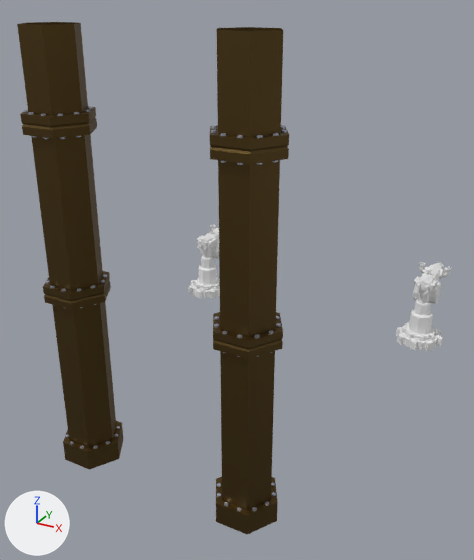
A saved change to the Blender file Assets/Models/Blend/Mark/Airship.blend.
The view is the same before and after, from a 50 mm lens placed at (14.1, -12.1, 18.0), pointed at (-0.4, 14.3, 4.8). Lighting does not change. The marker at lower left points along +X, +Y and +Z. The same objects are shown in both versions, whatever each file hides.

The first picture shows 'Cylinder.001', 'Turret L.001', 'Turret shaft L', 'Turret shaft R'.
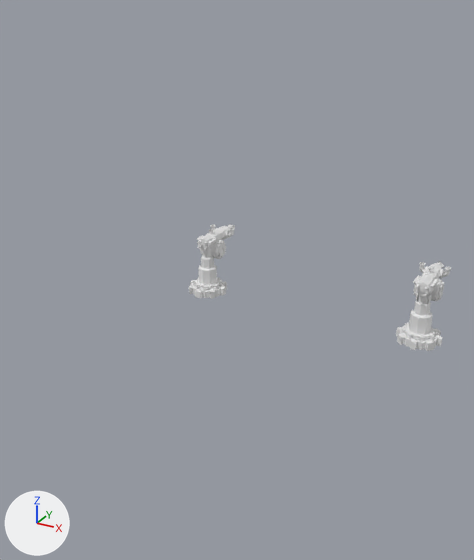
Where the change shows, as pixel boxes (x1, y1, x2, y2) in the pictures (474 x 560 px):
'Cylinder.001', reshaped, moved, turned, rescaled, modifiers changed
    before: (17, 22, 289, 534)
    after: (416, 294, 432, 303)
'Turret L.001', moved
    before: (413, 262, 451, 304)
    after: (413, 262, 451, 302)
part 1 of me_cylinder_012, deleted (brown)
    before: (17, 22, 289, 534)
part 2 of me_cylinder_012, deleted
    before: (29, 112, 243, 165)

The change in detail:
me_cylinder_012 has 546 vertices, 397 faces and spans x 2.6..5.5, y 5.6..8.1, z -1.9..16.9.
me_cylinder_012 is used by ob_cylinder_001; location (0.0, 0.0, 0.0).
me_cylinder_012 no longer uses material mat_material (brown #685330).
me_cylinder_012 no longer uses material mat_steel (white #cdd5ec).
me_cylinder_012 part 1: the loose piece of 114 vertices spanning x 2.6..5.5, y 5.6..8.1, z -1.9..16.9 is deleted.
me_cylinder_012 part 2: the loose piece of 12 vertices spanning x 4.3..4.5, y 5.7..5.9, z 13.0..13.9 is deleted.
Object 'Cylinder.001' (ob_cylinder_001) loses its MIRROR modifier named 'Mirror'.
Object 'Cylinder.001' (ob_cylinder_001) moves from (0.0, 0.0, 0.0) to (7.12, 22.35, 2.22).
Object 'Cylinder.001' (ob_cylinder_001) turns from (0, 0, 0) to (0, 90, 0) degrees about x, y and z.
Object 'Cylinder.001' (ob_cylinder_001) is rescaled from (1.0, 1.0, 1.0) to (0.0911, 0.0911, 0.417).
Object 'Turret L.001' (ob_turret_l_001) moves from (7.12, 24.4, 2.94) to (7.12, 24.45, 2.94).
